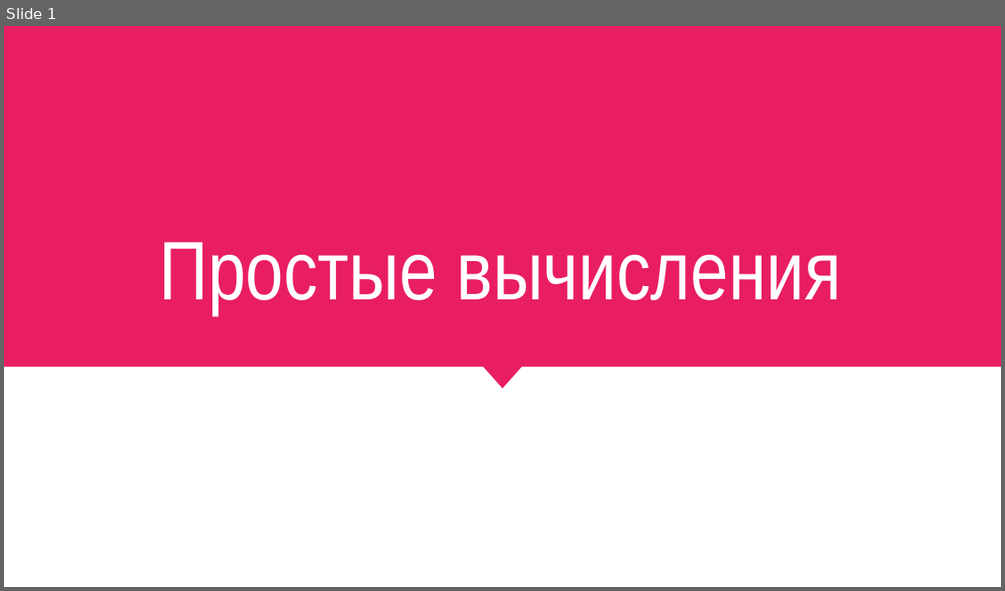
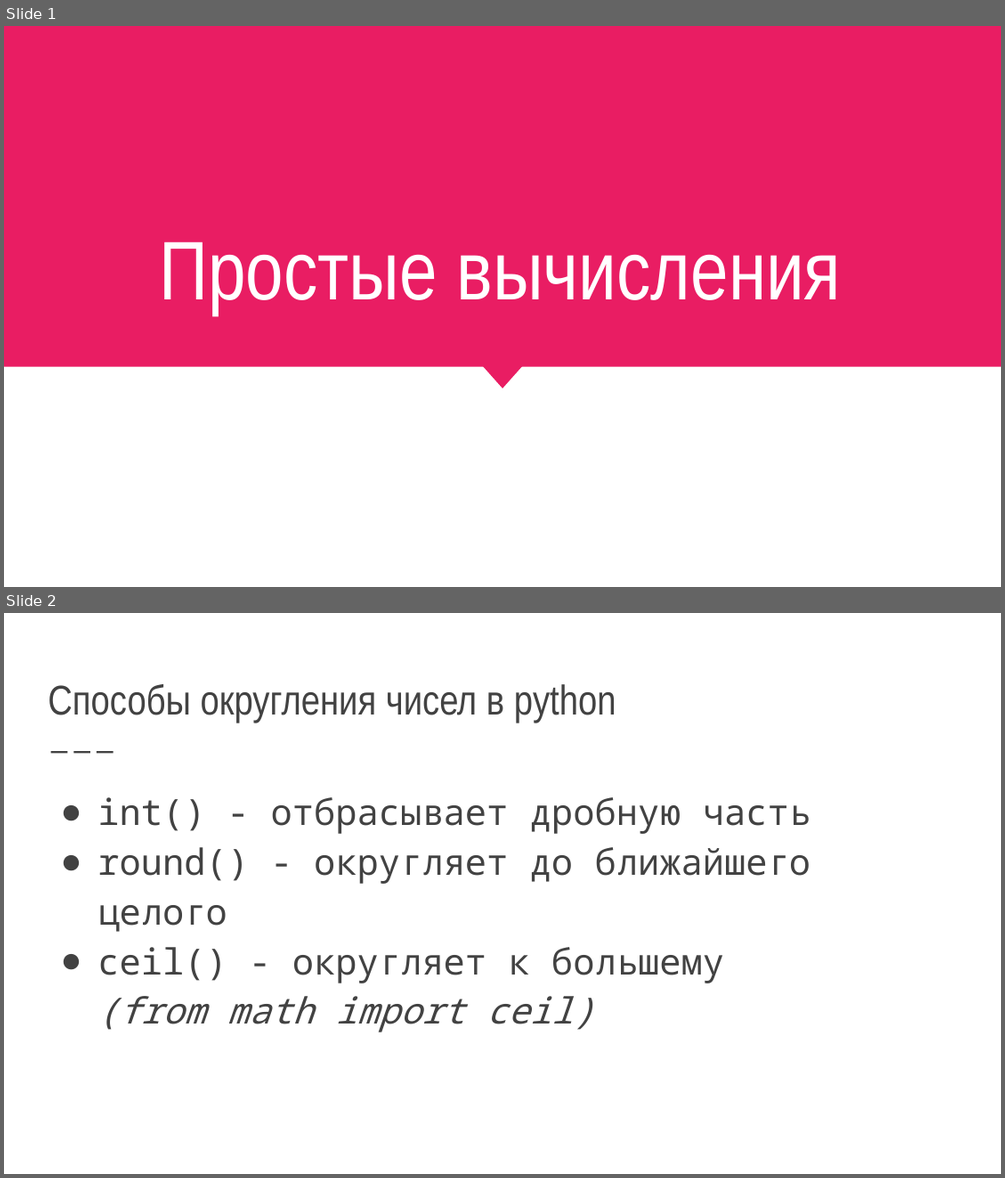
Before and after one commit to EPostanogova/1561_for_students, a slide deck: конспекты к задачам егэ/Простые вычисления.pptx. Shown one above the other, each under a label of ours: slide 1 before the commit, slides 1 and 2 after it. The pictures are 1005x591 and 1005x1178 pixels, drawn with LibreOffice and Linux fonts; fonts in the diff are those of the drawing. Boxes give left, top, right and bottom in pixels: in the first picture for what was removed or moved away, otherwise in the second. Text is boxed around its words. In the diff, an @@ line names an element or a change of style, - is before the commit and + after.

```diff
--- a/конспекты к задачам егэ/Простые вычисления.pptx
+++ b/конспекты к задачам егэ/Простые вычисления.pptx
@@ slide 2 added at [4,613,1001,1174], background #FFFFFF @@
@@ title added at [48,684,616,723], 30 pt, text #424242 @@
+Способы округления чисел в python
@@ line added from (51, 752) to (118, 753), #424242 1.5 pt dashed @@
@@ text added at [97,797,811,1032], 26 pt, text #424242 @@
+● int() - отбрасывает дробную часть
+● round() - округляет до ближайшего целого
+● ceil() - округляет к большему
+(from math import ceil)
```
Also in this commit, not shown: 1 slide changed, 5 other slides added, 3 slides removed.
